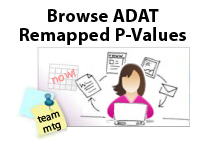
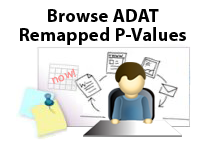
The second 200 × 150 image is a revision of the first. Changes to its layers:
hid "teamMtg" over [37, 111, 62, 133]
added layer "Layer 2" above "Background copy 3" over [83, 62, 182, 137]
hid "Layer 1" over [60, 62, 156, 125]
